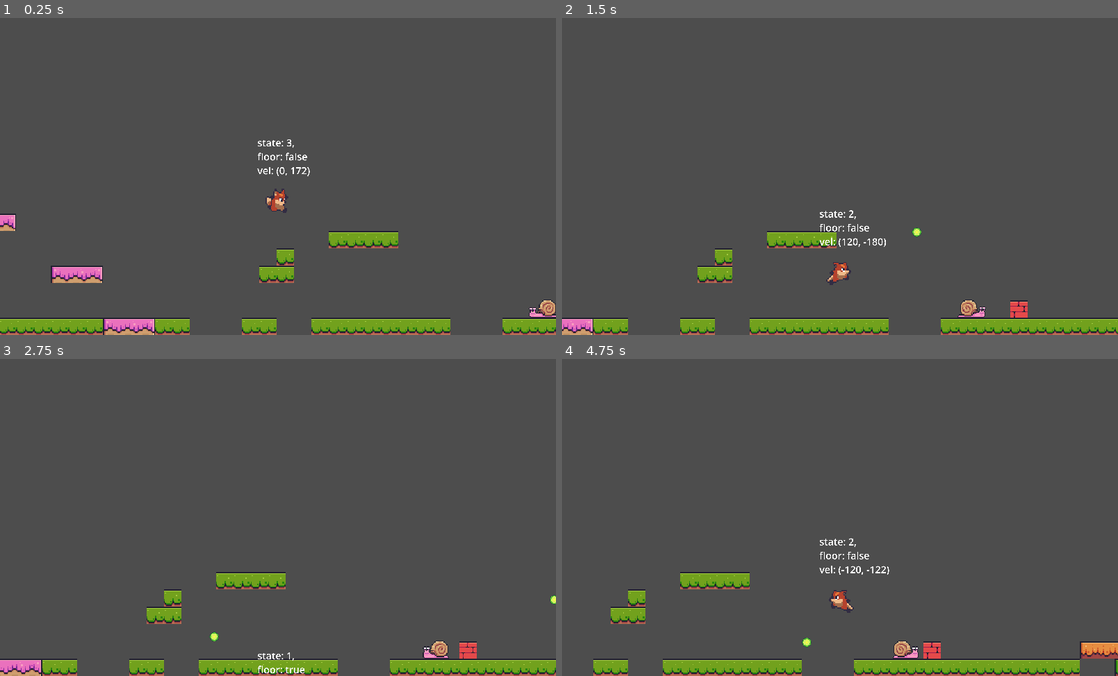
Above: before the commit, frames 1-4 (two rows, left to right).
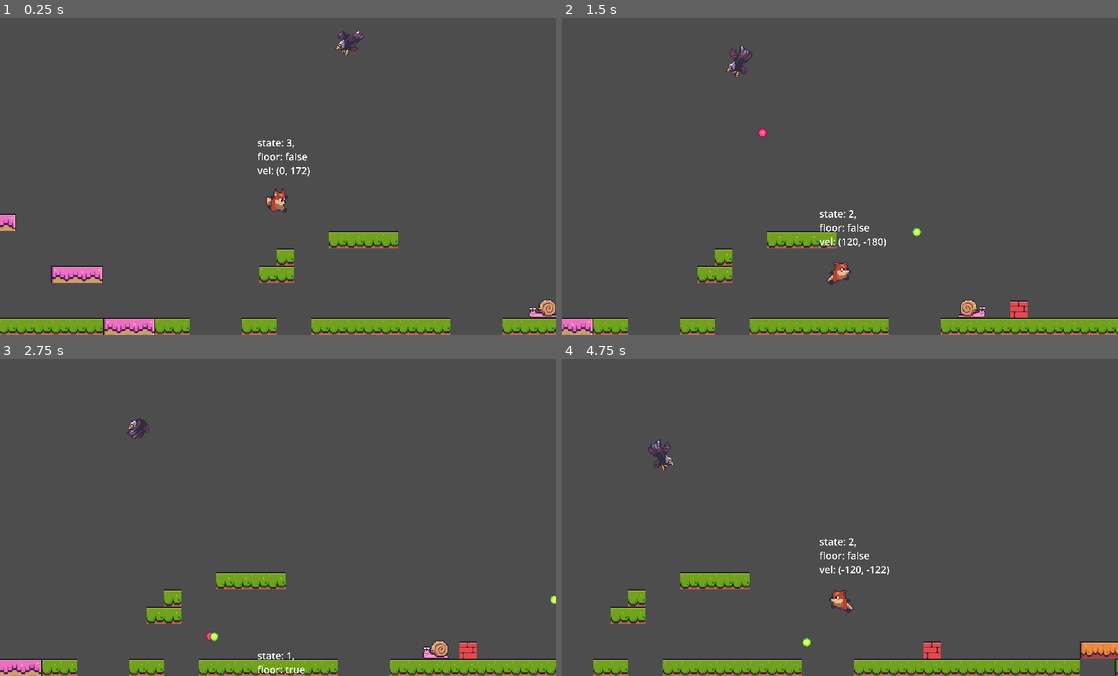
Above: after the commit, the same moments.

Repository: justknick/FoxyAntics
Game: Godot game, scene res://scenes/level_base/level_base.tscn
The game is run twice, just before and just after one commit, with the same random seed, the same clock (stepped at 60 frames per second) and the same inputs.
Inputs:
- Up to frame 1 (0.25 s): no input
- Up to frame 2 (1.5 s): hold D (right) from 0.53 s (still down); tap Ctrl (shoot) at 0.6 s; tap Space (jump) at 0.77, 0.8, 1.07, 1.35 s
- Up to frame 3 (2.75 s): tap Space (jump) at 1.52, 1.82, 2.3 s; tap Ctrl (shoot) at 1.55, 2.1 s; release D (right) at 2.03 s; hold A (left) from 2.03 s (still down)
- Up to frame 4 (4.75 s): release A (left) at 2.78 s; hold D (right) 2.78-4.28 s; tap Ctrl (shoot) at 2.85, 4.35 s; tap Space (jump) at 3.02, 3.32, 3.6, 3.77, 4.07, 4.52 s; hold A (left) from 4.28 s (still down)

The runs differ from the first frame. In frame 1, 0.2% of the frame differs, in the area x 60-66%, y 3-13%; in frame 2, 0.3%; in frame 3, 0.2%; in frame 4, 0.5%, in the area x 15-65%, y 25-95%.

Commit message:
Section 146.20-147.21 - Eagle Visuals and Logic //

Diff:
--- /dev/null
+++ b/scenes/enemy/eagle.gd
@@ -0,0 +1,50 @@
+extends EnemyBase
+
+@onready var animated_sprite_2d: AnimatedSprite2D = $AnimatedSprite2D
+@onready var direction_timer: Timer = $DirectionTimer
+@onready var player_detection: RayCast2D = $PlayerDetection
+@onready var shooter: Shooter = $Shooter
+
+const FLY_SPEED: Vector2 = Vector2(35, 15)
+
+# fly direction will either be (-1,1) or (1,1)
+var _fly_direction: Vector2 = Vector2.ZERO
+
+
+func _physics_process(delta: float) -> void:
+	super._physics_process(delta)
+	velocity = _fly_direction
+
+	move_and_slide()
+	attack()
+
+
+func attack() -> void:
+	if player_detection.is_colliding() == true:
+		shooter.shoot(global_position.direction_to(_player_ref.global_position))
+
+
+func fly_to_player() -> void:
+	# get direction to player as 1 or -1
+	var x_dir = sign(_player_ref.global_position.x - global_position.x)
+	if x_dir > 0:
+		animated_sprite_2d.flip_h = true
+
+	else:
+		# if x_dir < 0
+		animated_sprite_2d.flip_h = false
+	fly_direction(x_dir)
+
+
+func fly_direction(x_dir: int) -> void:
+	_fly_direction = Vector2(x_dir, 1) * FLY_SPEED
+
+
+func _on_direction_timer_timeout() -> void:
+	fly_to_player()
+
+
+func _on_visible_on_screen_notifier_2d_screen_entered() -> void:
+	animated_sprite_2d.play("fly")
+	direction_timer.start()
+	fly_to_player()
--- /dev/null
+++ b/scenes/enemy/eagle.tscn
@@ -0,0 +1,78 @@
+[gd_scene load_steps=12 format=3 uid="uid://bjqv10wid6law"]
+
+[ext_resource type="PackedScene" uid="uid://cqtvgqts82kcg" path="res://scenes/enemy/enemy_base.tscn" id="1_2qkqk"]
+[ext_resource type="Texture2D" uid="uid://y3v8mdqhc4xb" path="res://assets/enemies/eagle/eagle-attack.png" id="2_67r14"]
+[ext_resource type="Script" path="res://scenes/enemy/eagle.gd" id="2_771d2"]
+[ext_resource type="PackedScene" uid="uid://dt2s0rttigswf" path="res://scenes/shooter/shooter.tscn" id="3_jq6ib"]
+
+[sub_resource type="AtlasTexture" id="AtlasTexture_df10g"]
+atlas = ExtResource("2_67r14")
+region = Rect2(0, 0, 40, 41)
+
+[sub_resource type="AtlasTexture" id="AtlasTexture_h1ic4"]
+atlas = ExtResource("2_67r14")
+region = Rect2(40, 0, 40, 41)
+
+[sub_resource type="AtlasTexture" id="AtlasTexture_0kxte"]
+atlas = ExtResource("2_67r14")
+region = Rect2(80, 0, 40, 41)
+
+[sub_resource type="AtlasTexture" id="AtlasTexture_e5obm"]
+atlas = ExtResource("2_67r14")
+region = Rect2(120, 0, 40, 41)
+
+[sub_resource type="SpriteFrames" id="SpriteFrames_llrjp"]
+animations = [{
+"frames": [{
+"duration": 1.0,
+"texture": SubResource("AtlasTexture_df10g")
+}, {
+"duration": 1.0,
+"texture": SubResource("AtlasTexture_h1ic4")
+}, {
+"duration": 1.0,
+"texture": SubResource("AtlasTexture_0kxte")
+}, {
+"duration": 1.0,
+"texture": SubResource("AtlasTexture_e5obm")
+}],
+"loop": true,
+"name": &"fly",
+"speed": 5.0
+}]
+
+[sub_resource type="CircleShape2D" id="CircleShape2D_suugy"]
+
+[sub_resource type="CircleShape2D" id="CircleShape2D_3cyxd"]
+radius = 2.0
+
+[node name="Eagle" instance=ExtResource("1_2qkqk")]
+collision_mask = 0
+script = ExtResource("2_771d2")
+
+[node name="AnimatedSprite2D" parent="." index="1"]
+sprite_frames = SubResource("SpriteFrames_llrjp")
+animation = &"fly"
+frame_progress = 0.646074
+
+[node name="CollisionShape2D" parent="Hitbox" index="0"]
+shape = SubResource("CircleShape2D_suugy")
+
+[node name="CollisionShape2D" parent="." index="3"]
+shape = SubResource("CircleShape2D_3cyxd")
+
+[node name="DirectionTimer" type="Timer" parent="." index="4"]
+wait_time = 3.0
+
+[node name="PlayerDetection" type="RayCast2D" parent="." index="5"]
+target_position = Vector2(0, 300)
+collision_mask = 2
+collide_with_areas = true
+collide_with_bodies = false
+
+[node name="Shooter" parent="." index="6" instance=ExtResource("3_jq6ib")]
+speed = 120.0
+bullet_key = 3
+shoot_delay = 2.0
+
+[connection signal="timeout" from="DirectionTimer" to="." method="_on_direction_timer_timeout"]
--- a/scenes/enemy/enemy_base.gd
+++ b/scenes/enemy/enemy_base.gd
@@ -40,6 +40,7 @@
 
 func _on_hitbox_area_entered(area: Area2D) -> void:
 	defeat()
+	print(area, " just bumped into me ", self)
 
 
 func _on_visible_on_screen_notifier_2d_screen_entered() -> void:
--- a/scenes/enemy/enemy_base.tscn
+++ b/scenes/enemy/enemy_base.tscn
@@ -13,7 +13,7 @@
 
 [node name="Hitbox" type="Area2D" parent="."]
 collision_layer = 0
-collision_mask = 0
+collision_mask = 8
 
 [node name="CollisionShape2D" type="CollisionShape2D" parent="Hitbox"]
 
--- a/scenes/enemy/frog.tscn
+++ b/scenes/enemy/frog.tscn
@@ -102,9 +102,8 @@
 
 [node name="AnimatedSprite2D" parent="." index="1"]
 sprite_frames = SubResource("SpriteFrames_u8dbh")
-animation = &"jump"
+animation = &"idle"
 autoplay = "idle"
-frame_progress = 0.161484
 
 [node name="CollisionShape2D" parent="Hitbox" index="0"]
 shape = SubResource("CircleShape2D_8tmq6")
--- a/scenes/level_base/level_base.tscn
+++ b/scenes/level_base/level_base.tscn
@@ -6,6 +6,7 @@
 [ext_resource type="PackedScene" uid="uid://d321l0hyqowwj" path="res://scenes/enemy/snail.tscn" id="5_2v8bx"]
 [ext_resource type="PackedScene" uid="uid://1c3vx01t3m8q" path="res://scenes/object_maker/object_maker.tscn" id="6_woe1m"]
 [ext_resource type="PackedScene" uid="uid://bq7hbknqj62qe" path="res://scenes/enemy/frog.tscn" id="6_y6rx7"]
+[ext_resource type="PackedScene" uid="uid://bjqv10wid6law" path="res://scenes/enemy/eagle.tscn" id="7_8j2p3"]
 
 [sub_resource type="TileSetAtlasSource" id="TileSetAtlasSource_dy503"]
 texture = ExtResource("1_wp522")
@@ -242,3 +243,6 @@
 
 [node name="EnemyFrog" parent="Enemies" instance=ExtResource("6_y6rx7")]
 position = Vector2(-108, -188)
+
+[node name="Eagle" parent="Enemies" instance=ExtResource("7_8j2p3")]
+position = Vector2(363, -274)
--- a/scenes/player/player.gd
+++ b/scenes/player/player.gd
@@ -147,3 +147,7 @@
 
 func get_direction() -> Vector2:
 	return _direction
+
+
+func _on_hitbox_area_entered(area: Area2D) -> void:
+	print("player just got hit by: ", area)
--- a/scenes/player/player.tscn
+++ b/scenes/player/player.tscn
@@ -121,11 +121,25 @@
 [sub_resource type="RectangleShape2D" id="RectangleShape2D_auk3d"]
 size = Vector2(10, 18)
 
+[sub_resource type="CapsuleShape2D" id="CapsuleShape2D_m4i3x"]
+radius = 6.0
+height = 18.0
+
 [node name="Player" type="CharacterBody2D" groups=["Moveables", "Player"]]
 collision_layer = 0
 script = ExtResource("1_3k4xj")
 
 [node name="PlayerCamera" parent="." instance=ExtResource("3_06e1q")]
+
+[node name="DebugLabel" type="Label" parent="."]
+offset_left = -19.0
+offset_top = -58.0
+offset_right = 274.0
+offset_bottom = 30.0
+scale = Vector2(0.141015, 0.141015)
+theme_override_font_sizes/font_size = 64
+text = "debugger"
+vertical_alignment = 1
 
 [node name="Shooter" parent="." instance=ExtResource("3_66x87")]
 speed = 200.0
@@ -147,12 +161,12 @@
 position = Vector2(0, 6)
 shape = SubResource("RectangleShape2D_auk3d")
 
-[node name="DebugLabel" type="Label" parent="."]
-offset_left = -19.0
-offset_top = -58.0
-offset_right = 274.0
-offset_bottom = 30.0
-scale = Vector2(0.141015, 0.141015)
-theme_override_font_sizes/font_size = 64
-text = "debugger"
-vertical_alignment = 1
+[node name="Hitbox" type="Area2D" parent="."]
+collision_layer = 2
+collision_mask = 20
+
+[node name="CollisionShape2D" type="CollisionShape2D" parent="Hitbox"]
+position = Vector2(0, 6)
+shape = SubResource("CapsuleShape2D_m4i3x")
+
+[connection signal="area_entered" from="Hitbox" to="." method="_on_hitbox_area_entered"]
Not shown: 1 places in scenes/level_base/level_base.tscn that only renumber resources
Not shown: 1 places in scenes/player/player.tscn that only renumber resources
